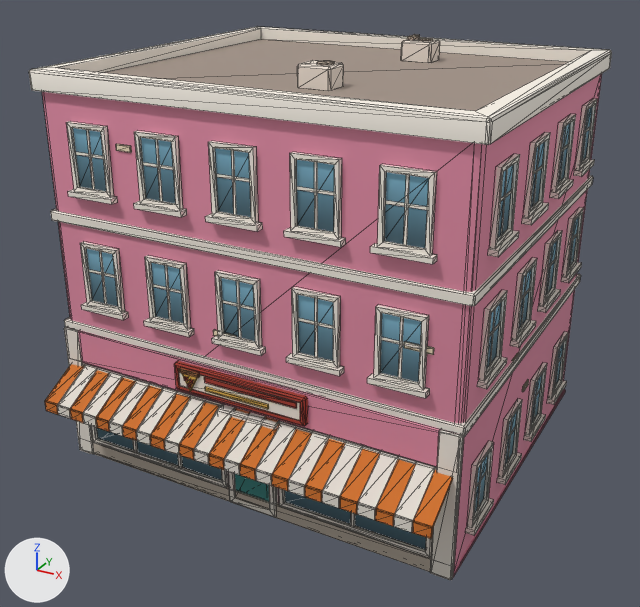
Renders of the glTF model newcity/art/kit/winter_n1.glb from each side of a commit.
Rendered twice from a 50 mm camera at (12.03, -23.04, 15.62) aimed at (0.05, -1.27, 4.73). Arrows for +X, +Y and +Z are at lower left; the lights stay in place. The first picture is the older version. Mesh edges are drawn as thin lines. Vertices at exactly the same position are counted once.

The older version as bpy lines, for what is in view:
```python
me_winter_n1 = bpy.data.meshes.new('winter_n1')
me_winter_n1.from_pydata(...)  # 2026 vertices, 2797 faces; spans x -6.49..6.49, y -6.89..5.66, z 0.0..12.19
me_winter_n1.materials.append(mat_kit_atlas)  # picture img_atlas
ob_winter_n1 = bpy.data.objects.new('winter_n1', me_winter_n1)
ob_winter_n1.location = (0.0, 0.0, 0.0)
```
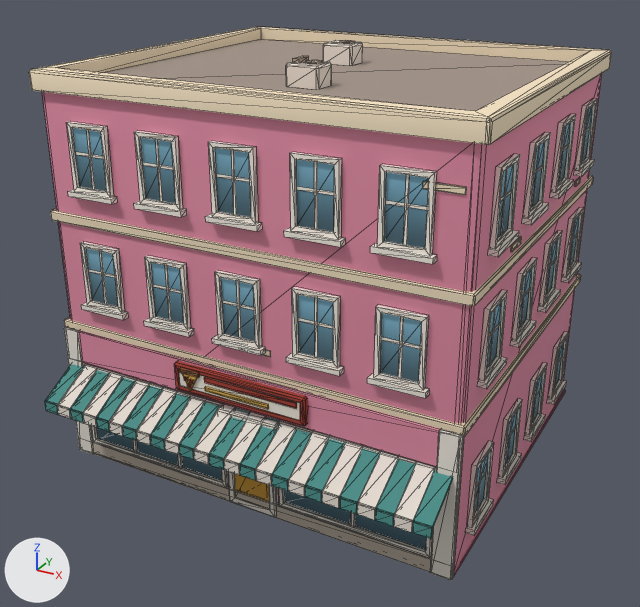
Location of each change, [x1, y1, x2, y2] in pixels of the pictures (640 x 607 px; the box of a moved part takes in the faces that stretch with it):
```json
{"part": 1, "of": "me_winter_n1", "change": "moved or reshaped", "before": [116, 144, 132, 153], "after": [423, 181, 467, 195]}
{"part": 2, "of": "me_winter_n1", "change": "moved or reshaped", "before": [213, 330, 235, 336], "after": [263, 350, 271, 357]}
{"part": 3, "of": "me_winter_n1", "change": "moved or reshaped", "before": [404, 342, 434, 355], "on screen": "not visible afterwards"}
{"part": 4, "of": "me_winter_n1", "change": "moved or reshaped", "before": [522, 379, 529, 392], "after": [511, 237, 522, 252]}
{"part": 5, "of": "me_winter_n1", "change": "moved or reshaped", "before": [512, 353, 518, 361], "after": [574, 177, 580, 187]}
{"part": 6, "of": "me_winter_n1", "change": "moved or reshaped", "before": [317, 61, 335, 65], "after": [340, 40, 355, 44]}
{"part": 7, "of": "me_winter_n1", "change": "moved or reshaped", "before": [297, 60, 344, 91], "after": [323, 40, 363, 66]}
{"part": 8, "of": "me_winter_n1", "change": "moved or reshaped", "before": [418, 38, 433, 41], "after": [305, 60, 323, 64]}
{"part": 9, "of": "me_winter_n1", "change": "moved or reshaped", "before": [401, 39, 440, 63], "after": [286, 61, 332, 90]}
{"part": 10, "of": "me_winter_n1", "change": "moved or reshaped", "before": [407, 34, 420, 41], "after": [293, 56, 309, 63]}
{"part": 11, "of": "me_winter_n1", "change": "surface changed", "before": [29, 26, 612, 539], "after": [29, 26, 612, 539]}
```

Edits to the scene script, one JSON object a line:
```json
{"block": "me_winter_n1", "where": "me_winter_n1.from_pydata(...)  # 2026 vertices, 2797 faces; spans x -6.49..6.49, y -6.89..5.66, z 0.0..12.19"}
{"block": "me_winter_n1", "where": "# used by ob_winter_n1; location = (0.0, 0.0, 0.0)"}
{"block": "me_winter_n1", "change": "me_winter_n1 part 1: the loose piece of 16 vertices spanning x -3.69..-3.19, y -5.54..-5.5, z 9.96..10.13 is scaled about its middle by (2.03, 1, 1), then moved by (8.89, 0.0, 0.18)"}
{"block": "me_winter_n1", "change": "me_winter_n1 part 2: the loose piece of 16 vertices spanning x -0.88..-0.13, y -5.54..-5.5, z 5.24..5.41 is scaled about its middle by (1.34, 1, 1), then moved by (0.92, 0.0, -0.21)"}
{"block": "me_winter_n1", "change": "me_winter_n1 part 3: the loose piece of 16 vertices spanning x 4.67..5.42, y -5.54..-5.5, z 6.2..6.37 is scaled about its middle by (1.34, 1, 1), then moved by (-6.38, 0.0, -2.05)"}
{"block": "me_winter_n1", "change": "me_winter_n1 part 4: the loose piece of 16 vertices spanning x 6.25..6.29, y -0.3..0.2, z 2.87..3.04 is scaled about its middle by (1, 1.51, 1), then moved by (0.0, -2.4, 5.16)"}
{"block": "me_winter_n1", "change": "me_winter_n1 part 5: the loose piece of 16 vertices spanning x 6.25..6.29, y -1.75..-1.25, z 4.38..4.55 is moved by (0.0, 5.11, 3.73)"}
{"block": "me_winter_n1", "change": "me_winter_n1 part 6: the loose piece of 16 vertices spanning x 0.56..1.04, y -2.55..-2.07, z 12.07..12.11 is moved by (-1.38, 3.91, 0.0)"}
{"block": "me_winter_n1", "change": "me_winter_n1 part 7: the loose piece of 20 vertices spanning x 0.15..1.15, y -2.71..-1.91, z 11.47..12.07 is moved by (-1.38, 3.91, 0.0)"}
{"block": "me_winter_n1", "change": "me_winter_n1 part 8: the loose piece of 16 vertices spanning x 1.02..1.5, y 3.03..3.51, z 12.07..12.11 is moved by (-0.8, -5.6, 0.0)"}
{"block": "me_winter_n1", "change": "me_winter_n1 part 9: the loose piece of 20 vertices spanning x 0.61..1.61, y 2.87..3.67, z 11.47..12.07 is moved by (-0.8, -5.6, 0.0)"}
{"block": "me_winter_n1", "change": "me_winter_n1 part 10: the loose piece of 8 vertices spanning x 0.76..0.96, y 3.02..3.52, z 12.07..12.19 is moved by (-0.8, -5.6, 0.0)"}
{"block": "me_winter_n1", "change": "me_winter_n1 part 11: 522 kept faces spanning x -6.41..6.41, y -6.89..5.66, z 0.2..11.85 get new texture (UV) coordinates"}
```
